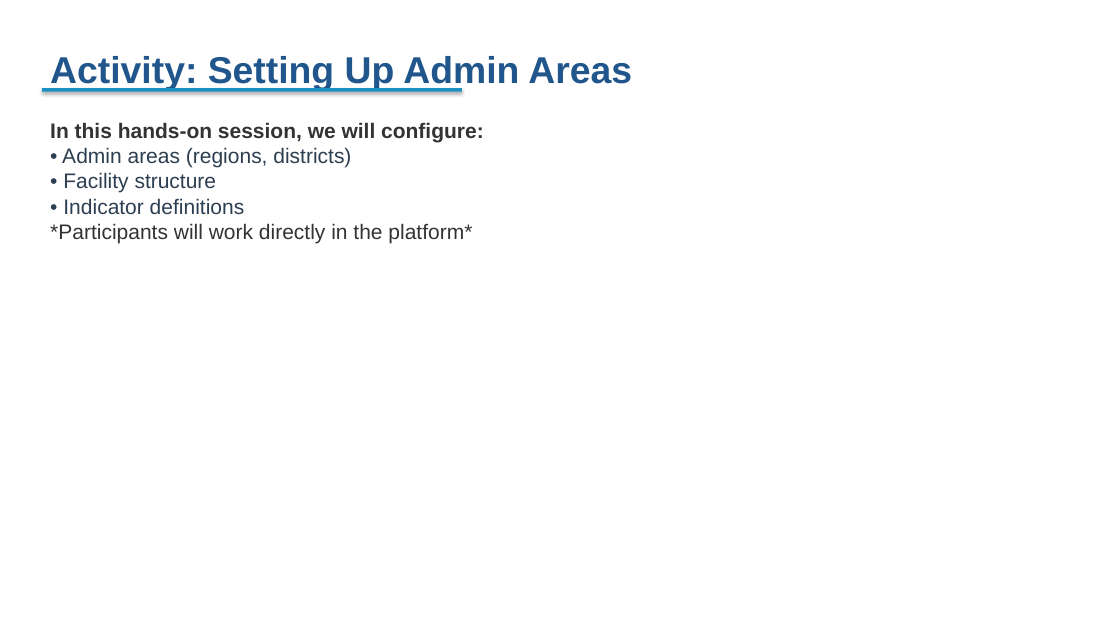
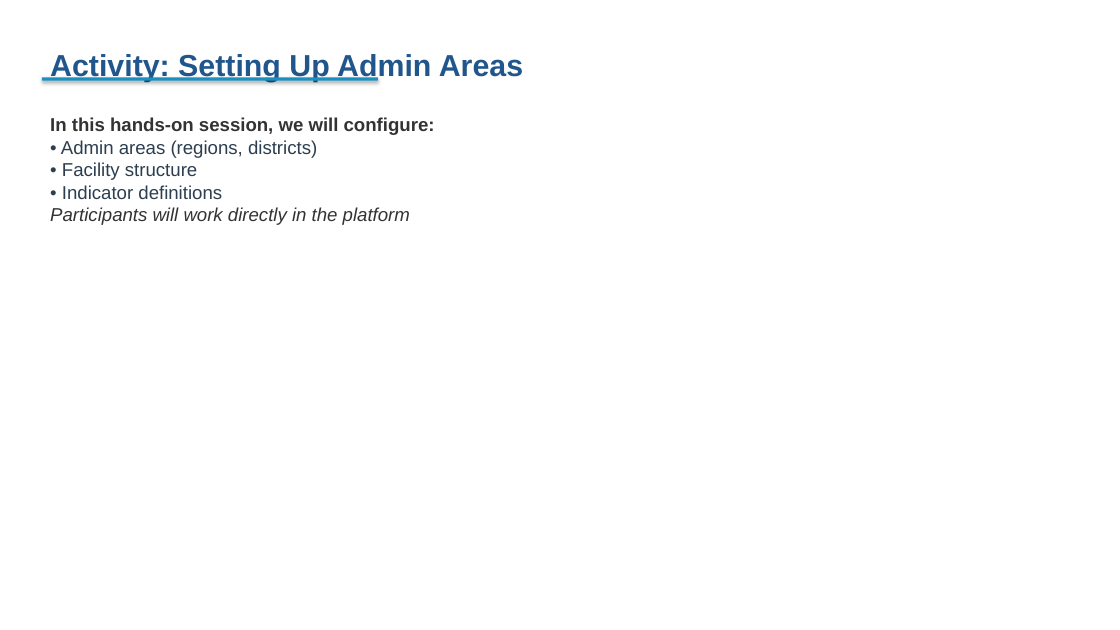
Before and after one commit to angelicalohdz/fastr-resource-hub, a slide deck: slide 28 of outputs/2026-zambia_deck.pptx (slide 19 before the commit). Drawn at 1120x630 pixels with LibreOffice and Linux fonts; fonts in the diff are those of the drawing. Boxes give left, top, right and bottom in pixels: in the first picture for what was removed or moved away, otherwise in the second. Text is boxed around its words. In the diff, an @@ line names an element or a change of style, - is before the commit and + after.

```diff
--- a/outputs/2026-zambia_deck.pptx
+++ b/outputs/2026-zambia_deck.pptx
@@ text "Activity: Setting Up Admin Areas" at [50, 52, 523, 82]: size 32 to 26 pt @@
@@ rectangle: place and size @@
-rectangle at [42, 88, 462, 92]
+rectangle at [42, 77, 378, 81]
@@ text at [50, 117, 435, 199]: size 18 to 16 pt in "In this hands-on session, we will configure:", "• Admin areas (regions, districts)", "• Facility structure", "• Indicator definitions" @@
@@ text at [50, 207, 410, 225]: text changed; size 18 to 16 pt; italic on @@
-*Participants will work directly in the platform*
+Participants will work directly in the platform
```
Also in this commit, not shown: 69 other slides changed, 40 slides added, 8 slides removed, 34 other files.
